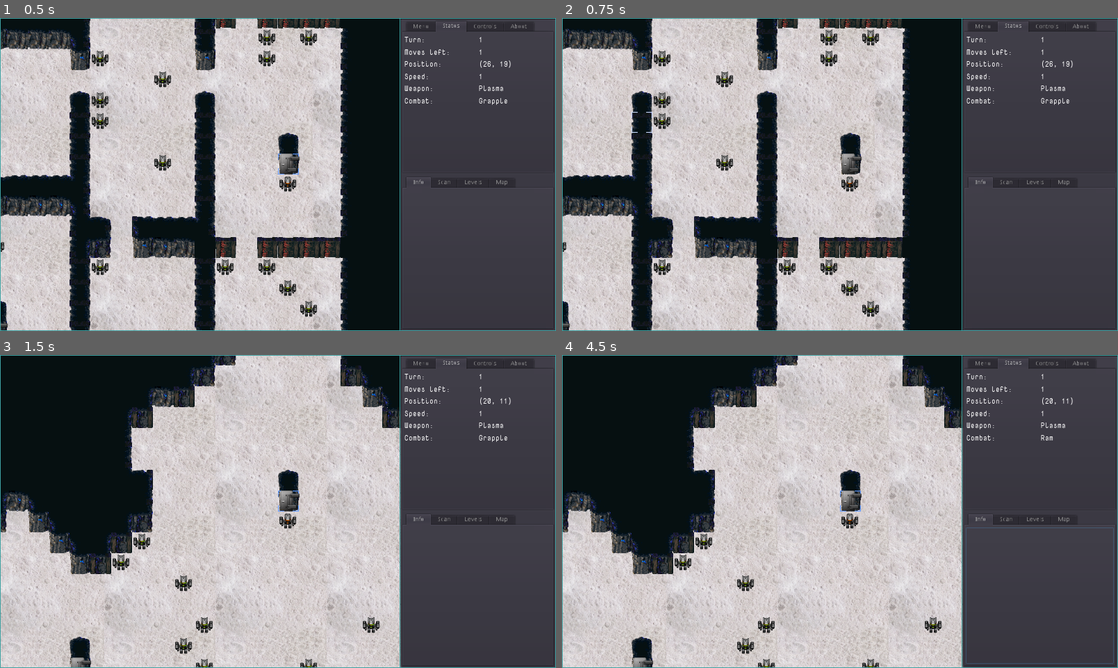
Above: before the commit, frames 1-4 (two rows, left to right).
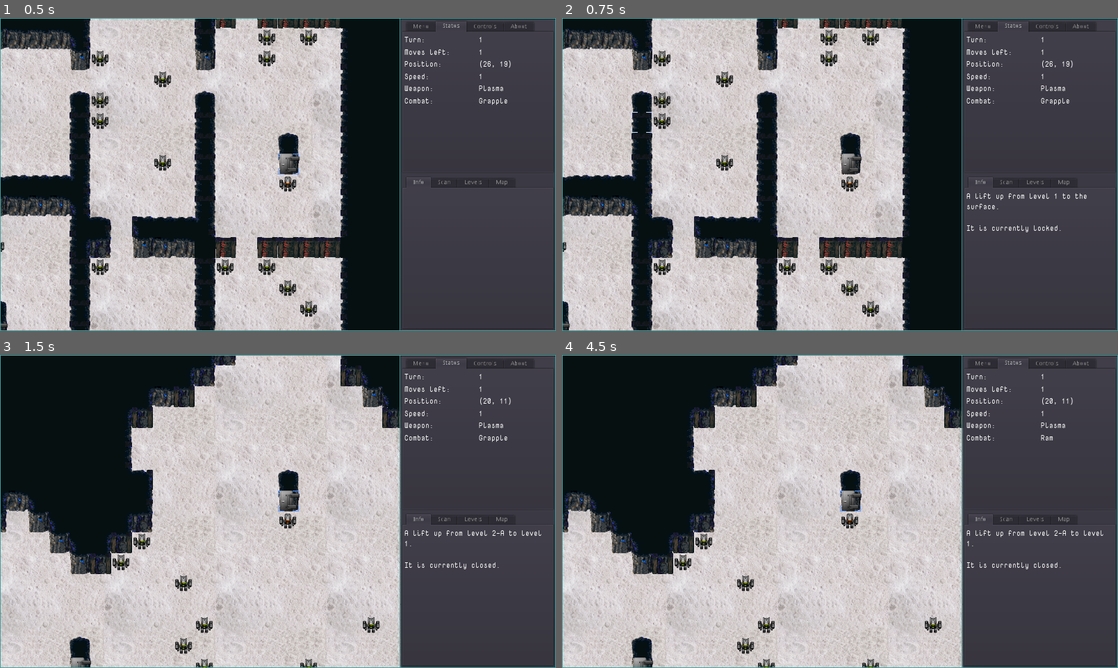
Above: after the commit, the same moments.

Repository: sarrowsmith/quasidroid
Game: Godot game, scene res://Main.tscn
Same seed, same stepped clock (60 frames per second), same inputs: the game is played once before the commit and once after it.
Inputs (mouse positions are in pixels of both pictures, inside the frame that each line leads up to):
- Up to frame 1 (0.5 s): no input
- Up to frame 2 (0.75 s): tap Enter at 0.5 s; move the mouse to (628, 111) at 0.52 s; tap U at 0.6 s; click (628, 111) at 0.67 s
- Up to frame 3 (1.5 s): tap Delete (map_reset) at 1.25 s; move the mouse to (166, 527) at 1.27 s; tap O at 1.35 s; click (166, 527) at 1.42 s
- Up to frame 4 (4.5 s): tap Backspace (cursor_reset) at 2, 3.5 s; move the mouse to (756, 614) at 2.02 s; tap P at 2.1 s; click (756, 614) at 2.17 s; tap Delete (map_reset) at 2.75, 4.25 s; move the mouse to (812, 574) at 2.77 s; tap Z at 2.85 s; click (812, 574) at 2.92 s; move the mouse to (1006, 558) at 3.52 s; tap U at 3.6 s; click (1006, 558) at 3.67 s; move the mouse to (673, 464) at 4.27 s; tap O at 4.35 s; click (673, 464) at 4.42 s

Frame 1 is identical in both runs. In frame 2, 0.2% of the frame differs, in the area x 72-95%, y 56-69%; in frame 3, 0.2%; in frame 4, 0.4%, in the area x 72-100%, y 55-99%.
Error before the commit: Invalid call. Nonexistent function 'get_info' in base 'Node2D (Lift.gd)'. (res://robots/Player.gd:144)

Commit message:
Lift info

Diff:
--- a/Main.tscn
+++ b/Main.tscn
@@ -294,17 +294,23 @@
 anchor_right = 1.0
 anchor_bottom = 1.0
 margin_left = 4.0
-margin_top = 32.0
-margin_right = -4.0
-margin_bottom = -4.0
+margin_top = -327.0
+margin_right = -4.0
+margin_bottom = -363.0
 size_flags_horizontal = 3
 size_flags_vertical = 3
 
 [node name="Position" parent="View/Panel/Split/LowerPanel/Scan" instance=ExtResource( 5 )]
-margin_top = 0.0
-margin_right = 338.0
-margin_bottom = 23.0
+margin_top = 27.0
+margin_right = 338.0
+margin_bottom = 50.0
 label = "Position:"
+
+[node name="speed" parent="View/Panel/Split/LowerPanel/Scan" instance=ExtResource( 5 )]
+label = "Speed:"
+
+[node name="weapon" parent="View/Panel/Split/LowerPanel/Scan" instance=ExtResource( 5 )]
+label = "Weapon:"
 
 [node name="Levels" type="VBoxContainer" parent="View/Panel/Split/LowerPanel"]
 visible = false
--- a/World.gd
+++ b/World.gd
@@ -38,10 +38,15 @@
 		lv.set_value(value)
 
 
-func show_position(value):
-	rogue_status_box.get_node("Position").set_value(value)
+func show_position():
+	rogue_status_box.get_node("Position").set_value(active_level.cursor.location)
 	# set other items invisible
 	show_stats(false)
+
+
+func show_info(text):
+	info_box.text = text
+	rogue_status_box.find_parent("*").current_tab = 0
 
 
 func show_stats(is_player):
--- a/levels/Level.gd
+++ b/levels/Level.gd
@@ -177,6 +177,7 @@
 		lift.to = parent
 		if level > 1:
 			lift.state = Lift.CLOSED
+		lift.direction = "up"
 	else:
 		lift.to = children[len(lifts) - 1]
 	for o in [Vector2.ZERO, Vector2.UP]:
--- a/levels/Lift.gd
+++ b/levels/Lift.gd
@@ -4,7 +4,22 @@
 
 enum {LOCKED, CLOSED, OPEN}
 
+const state_name = ["locked", "closed", "open"]
+
 var location = Vector2.ZERO
 var from = null
 var to = null
+var direction = "down"
 var state = LOCKED
+
+
+func level_name(level):
+	if level:
+		return "level "+level.map_name
+	return "the surface"
+
+
+func get_info():
+	return """A lift %s from %s to %s.
+
+It is currently %s.""" % [direction, level_name(from), level_name(to), state_name[state]]
--- a/robots/Player.gd
+++ b/robots/Player.gd
@@ -153,6 +153,9 @@
 You can also recharge here.""" % ("has been reset" if ap.active else "needs resetting")
 		Level.PLAYER, Level.ROGUE:
 			show_stats(true)
+			return
+	level.world.show_position()
+	level.world.show_info(info)
 
 
 func show_combat_mode():
